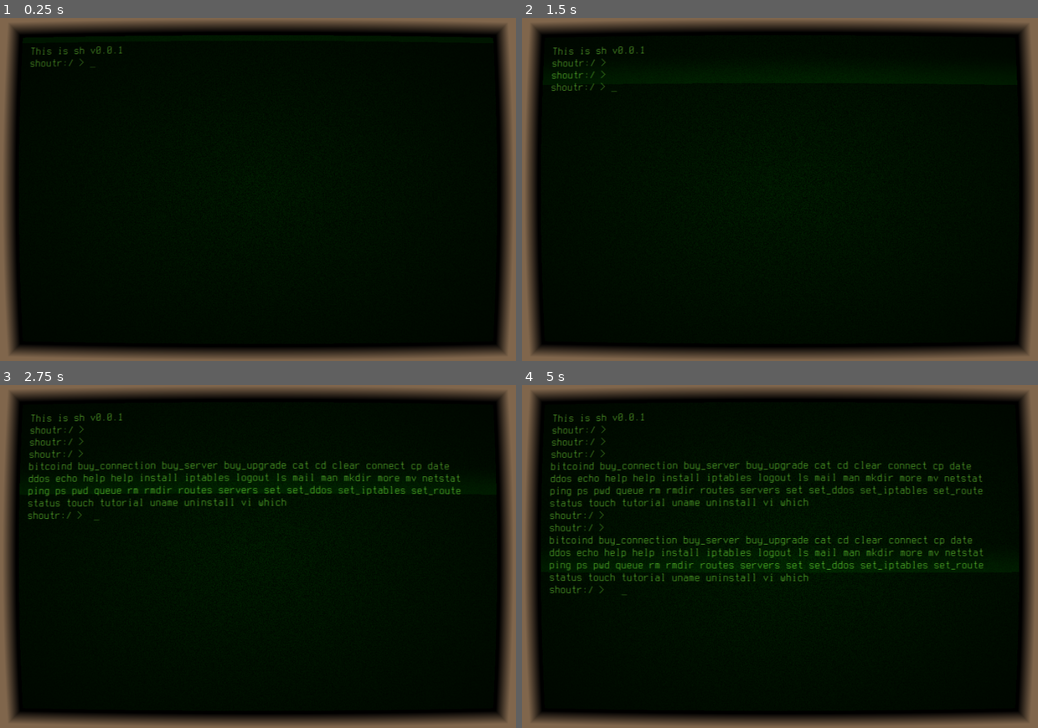
Above: before the commit, frames 1-4 (two rows, left to right).
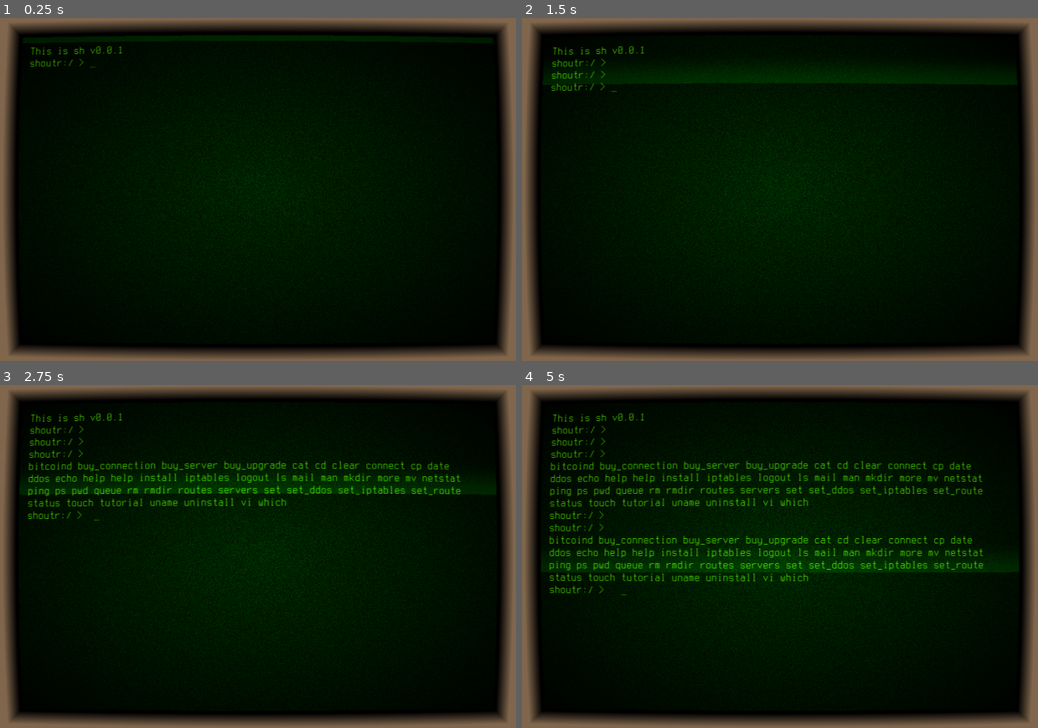
Above: after the commit, the same moments.

Repository: SmBe19/LD46
Game: Godot game, scene res://scn/root.tscn
Same seed, same stepped clock (60 frames per second), same inputs: the game is played once before the commit and once after it.
Inputs:
- Up to frame 1 (0.25 s): no input
- Up to frame 2 (1.5 s): tap Enter at 0.5, 1.35 s; hold Right 0.53-1.28 s; tap Backspace at 0.6 s; tap Space at 0.77 s; hold Down from 1.28 s (still down)
- Up to frame 3 (2.75 s): tap Space at 1.52 s; release Down at 2.03 s; hold Right from 2.03 s (still down); tap Tab at 2.1 s
- Up to frame 4 (5 s): release Right at 2.78 s; hold Up 2.78-3.53 s; tap Backspace at 2.85 s; tap Space at 3.02, 3.77, 4.52 s; hold Left from 3.53 s (still down); tap Enter at 3.6 s; tap Tab at 4.35 s

The runs differ from the first frame. In frame 1, less than 0.1% of the frame differs, in the area x 5-24%, y 8-15%; in frame 2, 0.1%; in frame 3, 1.7%; in frame 4, 3.5%, in the area x 5-90%, y 8-61%.
Error in both runs: Invalid get index '0' (on base: 'Nil'). (res://src/cmd/sh.gd:63)

Commit message:
make terminal brighter

Diff:
--- a/scn/root.tscn
+++ b/scn/root.tscn
@@ -16,7 +16,7 @@
 shader_param/origin = Vector2( 20, 20 )
 shader_param/size = Vector2( 860, 560 )
 shader_param/distortion = 0.02
-shader_param/color = Color( 0, 0.6, 0, 1 )
+shader_param/color = Color( 0, 1, 0, 1 )
 shader_param/border_color = Color( 0.5, 0.4, 0.3, 1 )
 shader_param/lines_velocity = 30.0
 shader_param/lines_distance = 4.0
@@ -61,7 +61,7 @@
 margin_right = 880.0
 margin_bottom = 580.0
 custom_fonts/normal_font = ExtResource( 2 )
-custom_colors/default_color = Color( 0.427451, 0.764706, 0.215686, 1 )
+custom_colors/default_color = Color( 0.384314, 1, 0, 1 )
 custom_constants/shadow_as_outline = 0
 bbcode_text = "Hello world!"
 text = "Hello world!"
--- a/src/crt.shader
+++ b/src/crt.shader
@@ -45,12 +45,12 @@
 	vec2 screen = world * SCREEN_PIXEL_SIZE;
 	screen.y = 1.-screen.y;
 	vec3 c = texture(SCREEN_TEXTURE, screen).rgb;
-	COLOR = vec4(c, 1.0);
-	c += 0.1 * color.rgb;
+	//COLOR = vec4(c, 1.0);
+	c += 0.1 * color.rgb * (1.-0.7*r);
 	vec3 lc = texture(SCREEN_TEXTURE, screen-vec2(1.38, 0.)*SCREEN_PIXEL_SIZE).rgb;
 	//vec3 rc = texture(SCREEN_TEXTURE, screen+vec2(1.38, 0.)*SCREEN_PIXEL_SIZE).rgb;
 
-	vec3 final_color = c*vec3(0.25,0.5,0.75)+lc*vec3(0.75,0.5,0.25);//0.264 * c + 0.368 * (lc+rc);
+	vec3 final_color = 0.6*c+0.4*lc;
 
 	float line = abs(mod(local.y, 2.)-1.);
 	final_color *= 1.-0.4*(1.-line);
@@ -69,6 +69,4 @@
 	final_color *= step(10., -border);
 	final_color += max(0., min(1., 0.02*border)) * border_color.rgb;
 	COLOR = vec4(final_color, 1.0);
-	//COLOR = vec4(SCREEN_UV - screen, 0., 1.);
-
 }
